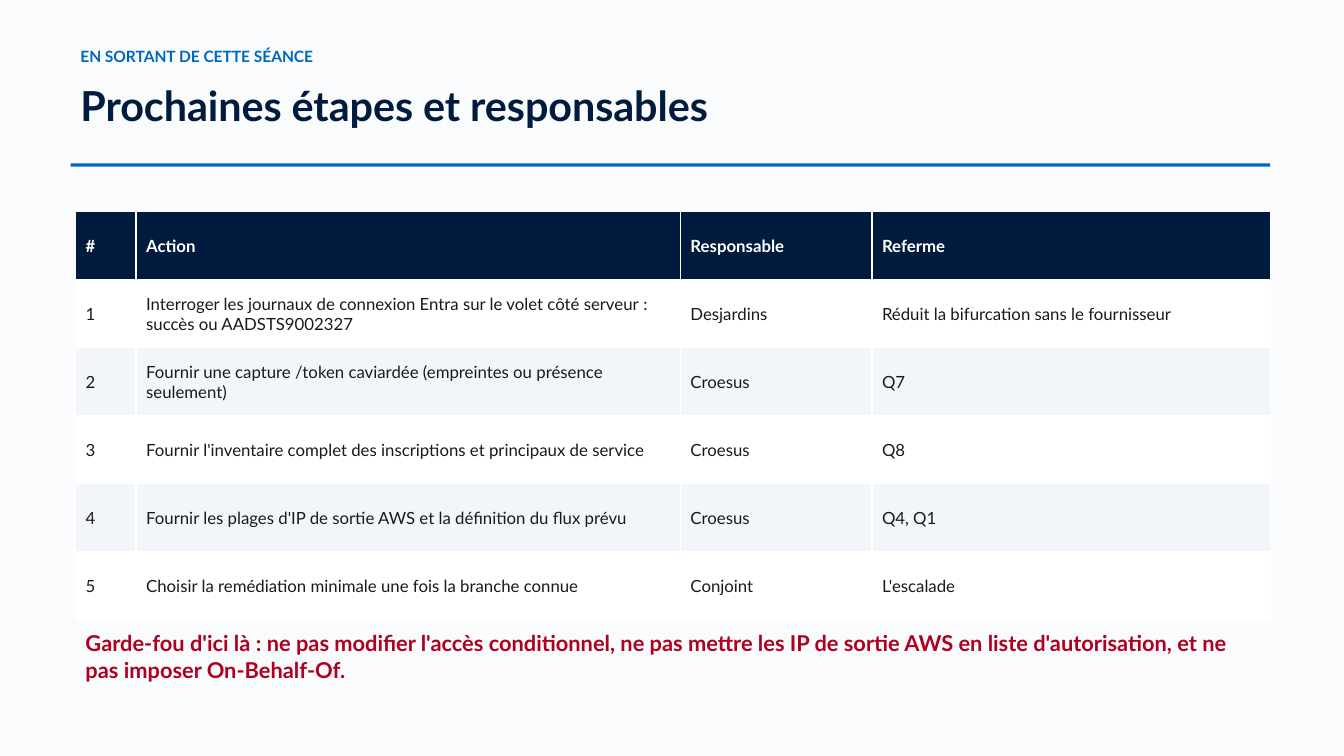
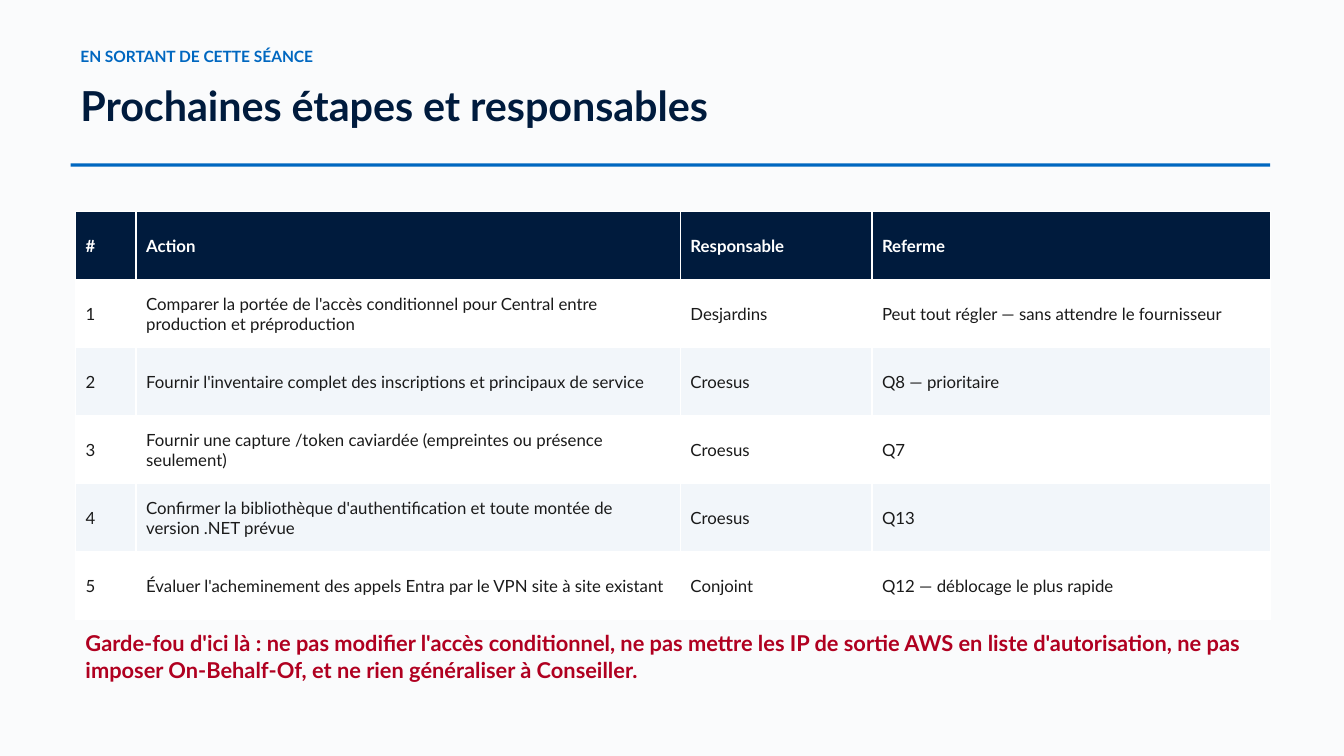
Before and after one commit to devopsabcs-engineering/croesus, a slide deck: slide 13 of docs/deck/croesus-session-deck-fr.pptx. Drawn at 1344x756 pixels with LibreOffice and Linux fonts; fonts in the diff are those of the drawing. Boxes give left, top, right and bottom in pixels: in the first picture for what was removed or moved away, otherwise in the second. Text is boxed around its words. In the diff, an @@ line names an element or a change of style, - is before the commit and + after.

```diff
--- a/docs/deck/croesus-session-deck-fr.pptx
+++ b/docs/deck/croesus-session-deck-fr.pptx
@@ table at (x1=76, y1=212, x2=1270, y2=620) @@
-row 2, column 2: Interroger les journaux de connexion Entra sur le volet côté serveur : succès ou AADSTS9002327
+row 2, column 2: Comparer la portée de l'accès conditionnel pour Central entre production et préproduction
-row 2, column 4: Réduit la bifurcation sans le fournisseur
+row 2, column 4: Peut tout régler — sans attendre le fournisseur
-row 3, column 2: Fournir une capture /token caviardée (empreintes ou présence seulement)
+row 3, column 2: Fournir l'inventaire complet des inscriptions et principaux de service
-row 3, column 4: Q7
+row 3, column 4: Q8 — prioritaire
-row 4, column 2: Fournir l'inventaire complet des inscriptions et principaux de service
+row 4, column 2: Fournir une capture /token caviardée (empreintes ou présence seulement)
-row 4, column 4: Q8
+row 4, column 4: Q7
-row 5, column 2: Fournir les plages d'IP de sortie AWS et la définition du flux prévu
+row 5, column 2: Confirmer la bibliothèque d'authentification et toute montée de version .NET prévue
-row 5, column 4: Q4, Q1
+row 5, column 4: Q13
-row 6, column 2: Choisir la remédiation minimale une fois la branche connue
+row 6, column 2: Évaluer l'acheminement des appels Entra par le VPN site à site existant
-row 6, column 4: L'escalade
+row 6, column 4: Q12 — déblocage le plus rapide
@@ text at (x1=85, y1=634, x2=1240, y2=682): text changed @@
-Garde-fou d'ici là : ne pas modifier l'accès conditionnel, ne pas mettre les IP de sortie AWS en liste d'autorisation, et ne pas imposer On-Behalf-Of.
+Garde-fou d'ici là : ne pas modifier l'accès conditionnel, ne pas mettre les IP de sortie AWS en liste d'autorisation, ne pas imposer On-Behalf-Of, et ne rien généraliser à Conseiller.
```
Also in this commit, not shown: 10 other slides changed, 8 other files.
